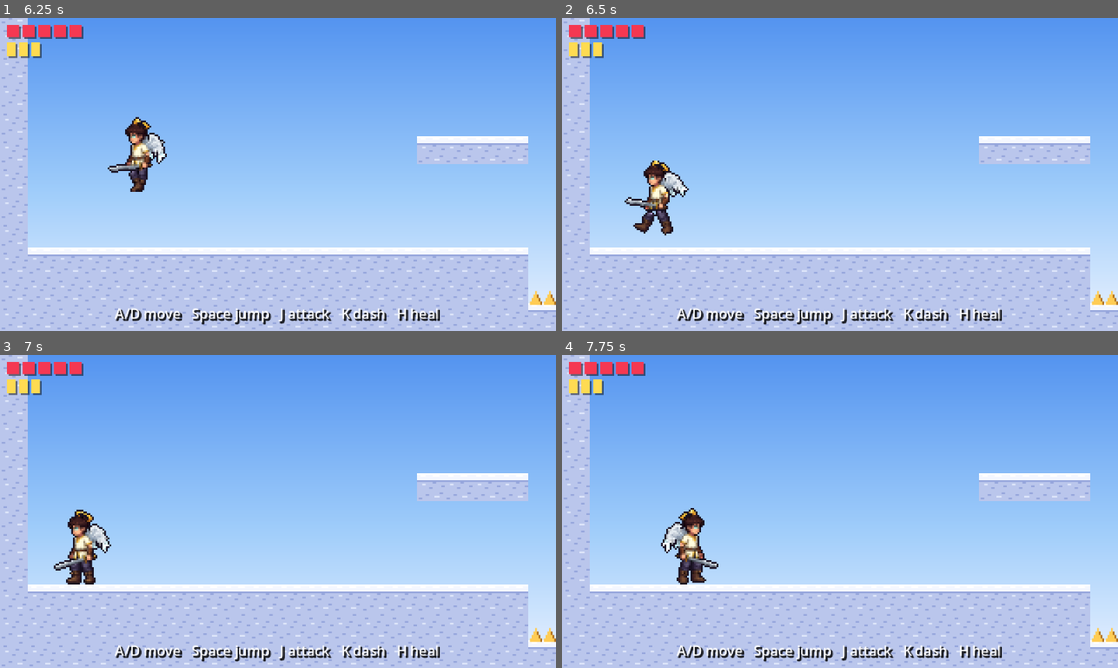
Above: before the commit, frames 1-4 (two rows, left to right).
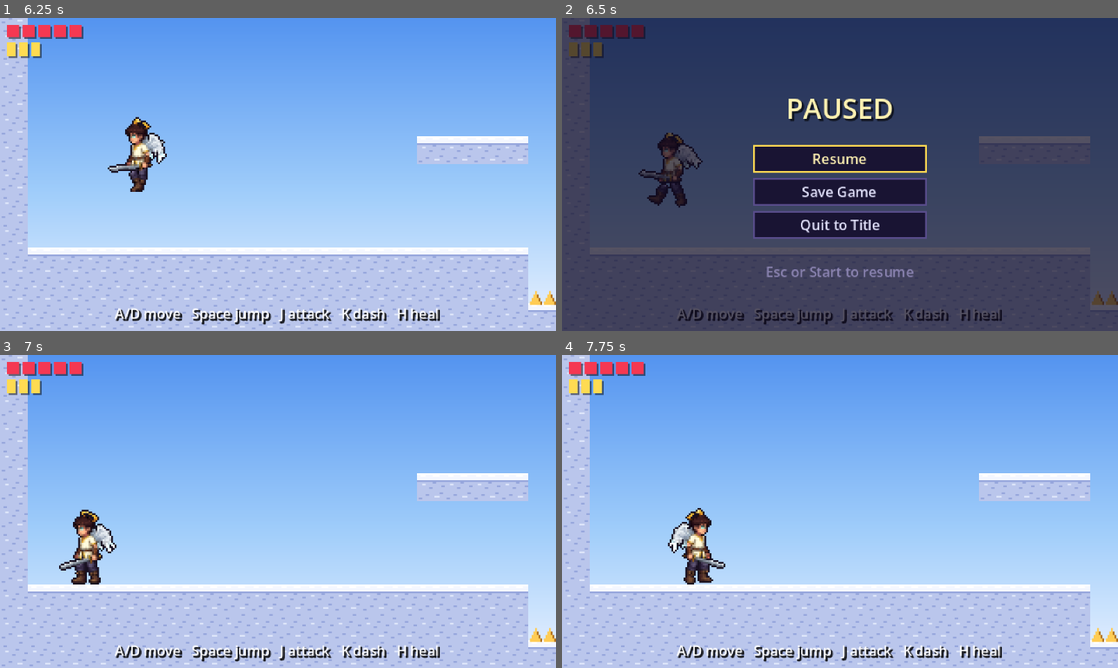
Above: after the commit, the same moments.

Repository: IhorBalan/descender-game
Game: Godot game, scene res://scenes/title.tscn
Two runs of this game, one before a commit and one after it. Both use one fixed random seed, a clock stepped at 60 frames per second and the inputs below.
Inputs (mouse positions are in pixels of both pictures, inside the frame that each line leads up to):
- Up to frame 1 (6.25 s): click "New Game" at 0.5 s; click "1 Empty" at 1.25 s; move the mouse to (400, 158) at 2.02 s; hold D (move_right) 2.03-3.53 s; tap J (attack) at 2.1, 4.35 s; click (400, 158) at 2.17 s; tap Space (jump) at 2.27, 3.02, 4.52, 5.27, 6.02 s; move the mouse to (166, 190) at 2.77 s; tap K (dash) at 2.85, 5.1 s; click (166, 190) at 2.92 s; move the mouse to (333, 105) at 3.52 s; hold A (move_left) 3.53-4.28 s; tap H (heal) at 3.6, 5.85 s; click (333, 105) at 3.67 s; move the mouse to (250, 237) at 4.27 s; hold D (move_right) 4.28-5.78 s; click (250, 237) at 4.42 s; move the mouse to (444, 221) at 5.02 s; click (444, 221) at 5.17 s; tap R (restart) at 5.65 s; move the mouse to (111, 127) at 5.77 s; hold A (move_left) from 5.78 s (still down); click (111, 127) at 5.92 s
- Up to frame 2 (6.5 s): keep holding A (move_left); tap Escape (ui_cancel) at 6.4 s
- Up to frame 3 (7 s): release A (move_left) at 6.5 s; click (278, 495) at 6.5 s, where only the run after the commit has a clickable "Resume"
- Up to frame 4 (7.75 s): move the mouse to (867, 511) at 7.27 s; hold D (move_right) from 7.28 s (still down); tap J (attack) at 7.35 s; click (867, 511) at 7.42 s

Frame 1 is identical in both runs. In frame 2, 100% of the frame differs, in the area x 0-100%, y 0-100%; in frame 3, 1.3%; in frame 4, 1.4%.

Commit message:
Add a pause menu: resume, save, quit to title
Esc or Start pauses the game and opens a menu over the level with
Resume, Save Game and Quit to Title. Saving writes the last checkpoint
to the current slot and the button says where the save will resume;
it is disabled when the level was started without a slot. Start used
to restart the level; restart stays on R.

The smoke test checks that pausing stops the hero and that pressing
pause again resumes.

Co-Authored-By: Claude Fable 5.1 <noreply@anthropic.com>
Claude-Session: https://claude.ai/code/session_01RkWgRQPNohXBXUEhJfU1kX

Diff:
--- a/project.godot
+++ b/project.godot
@@ -79,6 +79,11 @@
 restart={
 "deadzone": 0.5,
 "events": [Object(InputEventKey,"resource_local_to_scene":false,"resource_name":"","device":-1,"window_id":0,"alt_press …(190 unchanged characters)…
+]
+}
+pause={
+"deadzone": 0.5,
+"events": [Object(InputEventKey,"resource_local_to_scene":false,"resource_name":"","device":-1,"window_id":0,"alt_pressed":false,"shift_pressed":false,"ctrl_pressed":false,"meta_pressed":false,"pressed":false,"keycode":0,"physical_keycode":4194305,"key_label":0,"unicode":0,"location":0,"echo":false,"script":null)
 , Object(InputEventJoypadButton,"resource_local_to_scene":false,"resource_name":"","device":-1,"button_index":6,"pressure":0.0,"pressed":false,"script":null)
 ]
 }
--- a/scenes/main.tscn
+++ b/scenes/main.tscn
@@ -1,9 +1,10 @@
-[gd_scene load_steps=7 format=3]
+[gd_scene load_steps=8 format=3]
 
 [ext_resource type="Script" path="res://scripts/main.gd" id="1_main"]
 [ext_resource type="Script" path="res://scripts/level_builder.gd" id="2_level"]
 [ext_resource type="Script" path="res://scripts/game_camera.gd" id="3_camera"]
 [ext_resource type="PackedScene" path="res://scenes/hud.tscn" id="4_hud"]
+[ext_resource type="PackedScene" path="res://scenes/pause_menu.tscn" id="5_pause"]
 
 [sub_resource type="Gradient" id="Gradient_sky"]
 offsets = PackedFloat32Array(0, 0.55, 1)
@@ -38,3 +39,5 @@
 script = ExtResource("3_camera")
 
 [node name="HUD" parent="." instance=ExtResource("4_hud")]
+
+[node name="PauseMenu" parent="." instance=ExtResource("5_pause")]
--- /dev/null
+++ b/scenes/pause_menu.tscn
@@ -0,0 +1,80 @@
+[gd_scene load_steps=3 format=3]
+
+[ext_resource type="Script" path="res://scripts/ui/pause_menu.gd" id="1_pause"]
+[ext_resource type="Theme" path="res://assets/ui_theme.tres" id="2_theme"]
+
+[node name="PauseMenu" type="CanvasLayer"]
+process_mode = 3
+layer = 10
+script = ExtResource("1_pause")
+
+[node name="Panel" type="Control" parent="."]
+layout_mode = 3
+anchors_preset = 15
+anchor_right = 1.0
+anchor_bottom = 1.0
+theme = ExtResource("2_theme")
+
+[node name="Dim" type="ColorRect" parent="Panel"]
+layout_mode = 1
+anchors_preset = 15
+anchor_right = 1.0
+anchor_bottom = 1.0
+mouse_filter = 2
+color = Color(0.05, 0.03, 0.12, 0.7)
+
+[node name="Heading" type="Label" parent="Panel"]
+layout_mode = 1
+anchors_preset = 10
+anchor_right = 1.0
+offset_top = 40.0
+offset_bottom = 60.0
+theme_override_colors/font_color = Color(1, 0.95, 0.7, 1)
+theme_override_colors/font_shadow_color = Color(0, 0, 0, 0.6)
+theme_override_constants/shadow_offset_x = 1
+theme_override_constants/shadow_offset_y = 1
+theme_override_font_sizes/font_size = 16
+text = "PAUSED"
+horizontal_alignment = 1
+vertical_alignment = 1
+
+[node name="Menu" type="VBoxContainer" parent="Panel"]
+layout_mode = 1
+anchors_preset = 8
+anchor_left = 0.5
+anchor_top = 0.5
+anchor_right = 0.5
+anchor_bottom = 0.5
+offset_left = -50.0
+offset_top = -14.0
+offset_right = 50.0
+offset_bottom = 34.0
+grow_horizontal = 2
+grow_vertical = 2
+theme_override_constants/separation = 3
+
+[node name="Resume" type="Button" parent="Panel/Menu"]
+layout_mode = 2
+text = "Resume"
+
+[node name="Save" type="Button" parent="Panel/Menu"]
+layout_mode = 2
+text = "Save Game"
+
+[node name="Quit" type="Button" parent="Panel/Menu"]
+layout_mode = 2
+text = "Quit to Title"
+
+[node name="Hint" type="Label" parent="Panel"]
+layout_mode = 1
+anchors_preset = 12
+anchor_top = 1.0
+anchor_right = 1.0
+anchor_bottom = 1.0
+offset_top = -40.0
+offset_bottom = -28.0
+grow_vertical = 0
+theme_override_colors/font_color = Color(0.55, 0.52, 0.7, 1)
+text = "Esc or Start to resume"
+horizontal_alignment = 1
+vertical_alignment = 1
--- a/scripts/main.gd
+++ b/scripts/main.gd
@@ -20,6 +20,7 @@
 @onready var level: LevelBuilder = $Level
 @onready var camera: GameCamera = $Camera2D
 @onready var hud: Hud = $HUD
+@onready var pause_menu: PauseMenu = $PauseMenu
 
 
 func _ready() -> void:
@@ -45,6 +46,7 @@
 		SaveManager.pending = {}
 	player.ability_unlocked.connect(_on_ability_unlocked)
 	level.spawn_enemies()
+	pause_menu.save_requested.connect(_on_save_requested)
 
 	camera.target = player
 	camera.set_limits(level.size_px)
@@ -58,7 +60,10 @@
 
 
 func _unhandled_input(event: InputEvent) -> void:
-	if event.is_action_pressed("restart"):
+	if event.is_action_pressed("pause"):
+		pause_menu.open()
+		get_viewport().set_input_as_handled()
+	elif event.is_action_pressed("restart"):
 		# Restart from the last checkpoint with the progress so far, so a
 		# reload never writes a fresh run over the slot.
 		SaveManager.pending = capture_save()
@@ -112,6 +117,16 @@
 	return SaveManager.write(SaveManager.current_slot, capture_save())
 
 
+## Saving from the pause menu records the last checkpoint, not the spot the
+## hero is standing on; the button says where the save will resume.
+func _on_save_requested() -> void:
+	if save_game():
+		var place := "the start"
+		if _active_checkpoint >= 0:
+			place = "checkpoint %d" % (_active_checkpoint + 1)
+		pause_menu.show_saved(place)
+
+
 func _on_player_died() -> void:
 	hud.show_message("The angels' system pulls you back...", 1.2)
 
--- /dev/null
+++ b/scripts/ui/pause_menu.gd
@@ -0,0 +1,61 @@
+class_name PauseMenu
+extends CanvasLayer
+
+## The pause menu: resume, save to the current slot, or quit to the title.
+## Keeps processing while the tree is paused; main.gd opens and closes it.
+
+signal save_requested
+
+const TITLE_SCENE := "res://scenes/title.tscn"
+
+@onready var resume_button: Button = $Panel/Menu/Resume
+@onready var save_button: Button = $Panel/Menu/Save
+@onready var quit_button: Button = $Panel/Menu/Quit
+
+
+func _ready() -> void:
+	visible = false
+	resume_button.pressed.connect(close)
+	save_button.pressed.connect(_on_save_pressed)
+	quit_button.pressed.connect(_on_quit_pressed)
+
+
+func _unhandled_input(event: InputEvent) -> void:
+	if not visible:
+		return
+	if event.is_action_pressed("pause") or event.is_action_pressed("ui_cancel"):
+		close()
+		get_viewport().set_input_as_handled()
+
+
+func is_open() -> bool:
+	return visible
+
+
+## Pauses the tree and shows the menu. Saving is offered only when the game
+## was started from a slot.
+func open() -> void:
+	get_tree().paused = true
+	save_button.disabled = SaveManager.current_slot < 0
+	save_button.text = "Save Game"
+	visible = true
+	resume_button.grab_focus()
+
+
+func close() -> void:
+	visible = false
+	get_tree().paused = false
+
+
+func _on_save_pressed() -> void:
+	save_requested.emit()
+
+
+## Called back by main.gd with where the save landed.
+func show_saved(place: String) -> void:
+	save_button.text = "Saved at %s" % place
+
+
+func _on_quit_pressed() -> void:
+	get_tree().paused = false
+	get_tree().change_scene_to_file(TITLE_SCENE)
--- a/tests/smoke_test.gd
+++ b/tests/smoke_test.gd
@@ -9,7 +9,7 @@
 ## when a script error stops the checks from running.
 
 ## Every check the script makes; fewer at the end means something broke early.
-const EXPECTED_CHECKS := 58
+const EXPECTED_CHECKS := 63
 const LAST_TICK := 800
 
 var _ticks := 0
@@ -231,6 +231,25 @@
 				_player.collision_mask & LightBarrier.LAYER_BIT != 0,
 				"wall of light is solid again after the dash"
 			)
+		760:
+			_press("pause", true)
+		762:
+			_press("pause", false)
+			_check(paused, "pause stops the tree")
+			_check(_main.pause_menu.is_open(), "pause menu opens")
+			_mark_x = _player.global_position.x
+			_press("move_right", true)
+		766:
+			_press("move_right", false)
+			_check(
+				is_equal_approx(_player.global_position.x, _mark_x),
+				"hero stands still while paused"
+			)
+			_press("pause", true)
+		768:
+			_press("pause", false)
+			_check(not paused, "pause again resumes")
+			_check(not _main.pause_menu.is_open(), "pause menu closes")
 		770:
 			# Saving: rest at the checkpoint, write the slot and read it back.
 			_saves = root.get_node_or_null("SaveManager")
Not shown, added: scripts/ui/pause_menu.gd.uid
Not shown, changed: README.md
